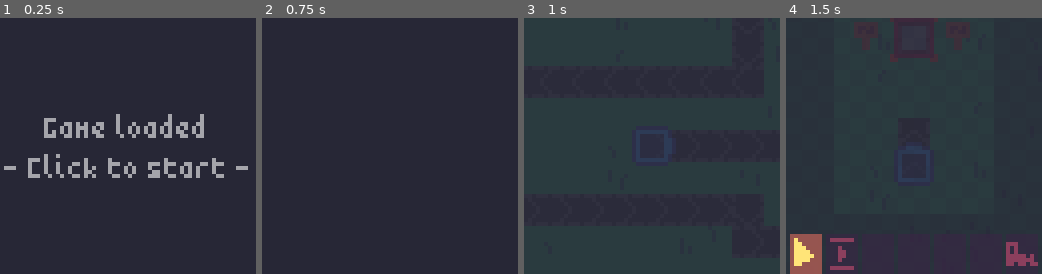
Above: before the commit, frames 1-4 (left to right).
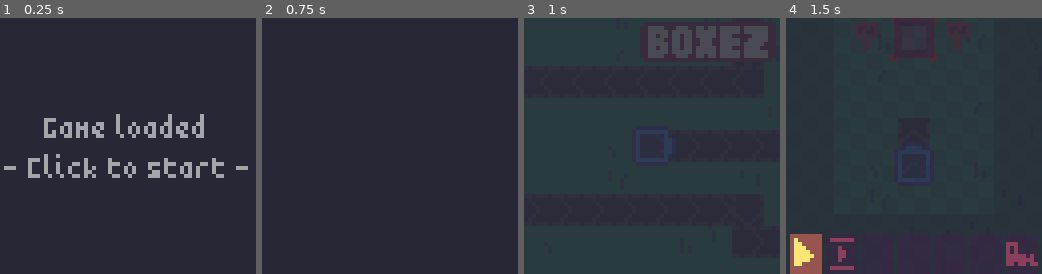
Above: after the commit, the same moments.

Repository: gheja/boxez
Game: Godot game, scene res://scenes/load_screen.tscn
The game is run twice, just before and just after one commit, with the same random seed, the same clock (stepped at 60 frames per second) and the same inputs.
Inputs (mouse positions are in pixels of both pictures, inside the frame that each line leads up to):
- Up to frame 1 (0.25 s): no input
- Up to frame 2 (0.75 s): tap Enter at 0.5 s; move the mouse to (446, 133) at 0.52 s; hold Right (ui_right) from 0.53 s (still down); click (446, 133) at 0.67 s
- Up to frame 3 (1 s): keep holding Right (ui_right)
- Up to frame 4 (1.5 s): move the mouse to (862, 158) at 1.27 s; release Right (ui_right) at 1.28 s; hold Down (ui_down) from 1.28 s (still down); click (862, 158) at 1.42 s

Frames 1-2 are identical in both runs. In frame 3, 4.4% of the frame differs, in the area x 48-96%, y 3-16%; in frame 4, nothing differs.

Commit message:
Added logo

Diff:
--- a/src/scenes/menu_overlay.gd
+++ b/src/scenes/menu_overlay.gd
@@ -38,6 +38,17 @@
 	AudioManager.start_main_music()
 	AudioManager.fade_menu_music()
 
+func has_activity():
+	$LogoTimer.stop()
+	$LogoTimer.start()
+	$AnimationPlayer2.play("idle")
+
 func _on_color_rect_gui_input(event):
 	if event is InputEventMouseButton:
 		do_transition()
+
+	if event is InputEventMouseMotion:
+		has_activity()
+
+func _on_logo_timer_timeout():
+	$AnimationPlayer2.play("run")
--- a/src/scenes/menu_overlay.tscn
+++ b/src/scenes/menu_overlay.tscn
@@ -1,7 +1,9 @@
-[gd_scene load_steps=6 format=3 uid="uid://ctvj2blxjjd7s"]
+[gd_scene load_steps=12 format=3 uid="uid://ctvj2blxjjd7s"]
 
 [ext_resource type="Theme" uid="uid://c5kdo4nq87ox5" path="res://themes/new_theme.tres" id="1_obvkv"]
 [ext_resource type="Script" path="res://scenes/menu_overlay.gd" id="2_lu32o"]
+[ext_resource type="Texture2D" uid="uid://d0ajx5sgvm20w" path="res://assets/graphics/logo.png" id="3_466x8"]
+[ext_resource type="Texture2D" uid="uid://lbkmuwy2vwns" path="res://assets/graphics/logo2.png" id="4_waw3x"]
 
 [sub_resource type="Animation" id="Animation_7e2hn"]
 resource_name = "idle"
@@ -40,6 +42,59 @@
 "idle": SubResource("Animation_7e2hn")
 }
 
+[sub_resource type="Animation" id="Animation_oqjw0"]
+resource_name = "idle"
+tracks/0/type = "value"
+tracks/0/imported = false
+tracks/0/enabled = true
+tracks/0/path = NodePath("CanvasLayer/TextureRect:modulate")
+tracks/0/interp = 1
+tracks/0/loop_wrap = true
+tracks/0/keys = {
+"times": PackedFloat32Array(0),
+"transitions": PackedFloat32Array(1),
+"update": 0,
+"values": [Color(1, 1, 1, 1)]
+}
+
+[sub_resource type="Animation" id="Animation_1do3r"]
+resource_name = "run"
+length = 3.0
+tracks/0/type = "value"
+tracks/0/imported = false
+tracks/0/enabled = true
+tracks/0/path = NodePath("CanvasLayer/TextureRect:modulate")
+tracks/0/interp = 1
+tracks/0/loop_wrap = true
+tracks/0/keys = {
+"times": PackedFloat32Array(0, 3),
+"transitions": PackedFloat32Array(1, 1),
+"update": 0,
+"values": [Color(1, 1, 1, 1), Color(1, 1, 1, 0)]
+}
+
+[sub_resource type="Animation" id="Animation_cei22"]
+resource_name = "hidden"
+tracks/0/type = "value"
+tracks/0/imported = false
+tracks/0/enabled = true
+tracks/0/path = NodePath("CanvasLayer/TextureRect:modulate")
+tracks/0/interp = 1
+tracks/0/loop_wrap = true
+tracks/0/keys = {
+"times": PackedFloat32Array(0),
+"transitions": PackedFloat32Array(1),
+"update": 0,
+"values": [Color(1, 1, 1, 0)]
+}
+
+[sub_resource type="AnimationLibrary" id="AnimationLibrary_3yjoa"]
+_data = {
+"hidden": SubResource("Animation_cei22"),
+"idle": SubResource("Animation_oqjw0"),
+"run": SubResource("Animation_1do3r")
+}
+
 [node name="MenuOverlay" type="Control"]
 layout_mode = 3
 anchors_preset = 15
@@ -51,6 +106,23 @@
 script = ExtResource("2_lu32o")
 
 [node name="CanvasLayer" type="CanvasLayer" parent="."]
+
+[node name="TextureRect" type="TextureRect" parent="CanvasLayer"]
+offset_left = 29.0
+offset_top = 1.0
+offset_right = 63.0
+offset_bottom = 11.0
+texture = ExtResource("3_466x8")
+stretch_mode = 2
+
+[node name="TextureRect2" type="TextureRect" parent="CanvasLayer"]
+modulate = Color(1, 1, 1, 0.376471)
+offset_left = 29.0
+offset_top = 1.0
+offset_right = 63.0
+offset_bottom = 11.0
+texture = ExtResource("4_waw3x")
+stretch_mode = 2
 
 [node name="RichTextLabel" type="RichTextLabel" parent="CanvasLayer"]
 offset_left = 1.0
@@ -65,6 +137,7 @@
 metadata/_edit_use_anchors_ = true
 
 [node name="ColorRect" type="ColorRect" parent="CanvasLayer"]
+modulate = Color(1, 1, 1, 0)
 anchors_preset = 15
 anchor_right = 1.0
 anchor_bottom = 1.0
@@ -79,9 +152,22 @@
 }
 autoplay = "default"
 
+[node name="AnimationPlayer2" type="AnimationPlayer" parent="."]
+libraries = {
+"": SubResource("AnimationLibrary_3yjoa")
+}
+next/run = &"hidden"
+next/hidden = &"hidden"
+
 [node name="Timer" type="Timer" parent="."]
 wait_time = 1.5
 autostart = true
 
+[node name="LogoTimer" type="Timer" parent="."]
+wait_time = 3.0
+one_shot = true
+autostart = true
+
 [connection signal="gui_input" from="CanvasLayer/ColorRect" to="." method="_on_color_rect_gui_input"]
 [connection signal="timeout" from="Timer" to="." method="_on_timer_timeout"]
+[connection signal="timeout" from="LogoTimer" to="." method="_on_logo_timer_timeout"]
Binary file added: src/assets/graphics/logo.png
Not shown, added: src/assets/graphics/logo.png.import
Binary file added: src/assets/graphics/logo2.png
Not shown, added: src/assets/graphics/logo2.png.import
Not shown, added: asset_sources/logo.xcf
